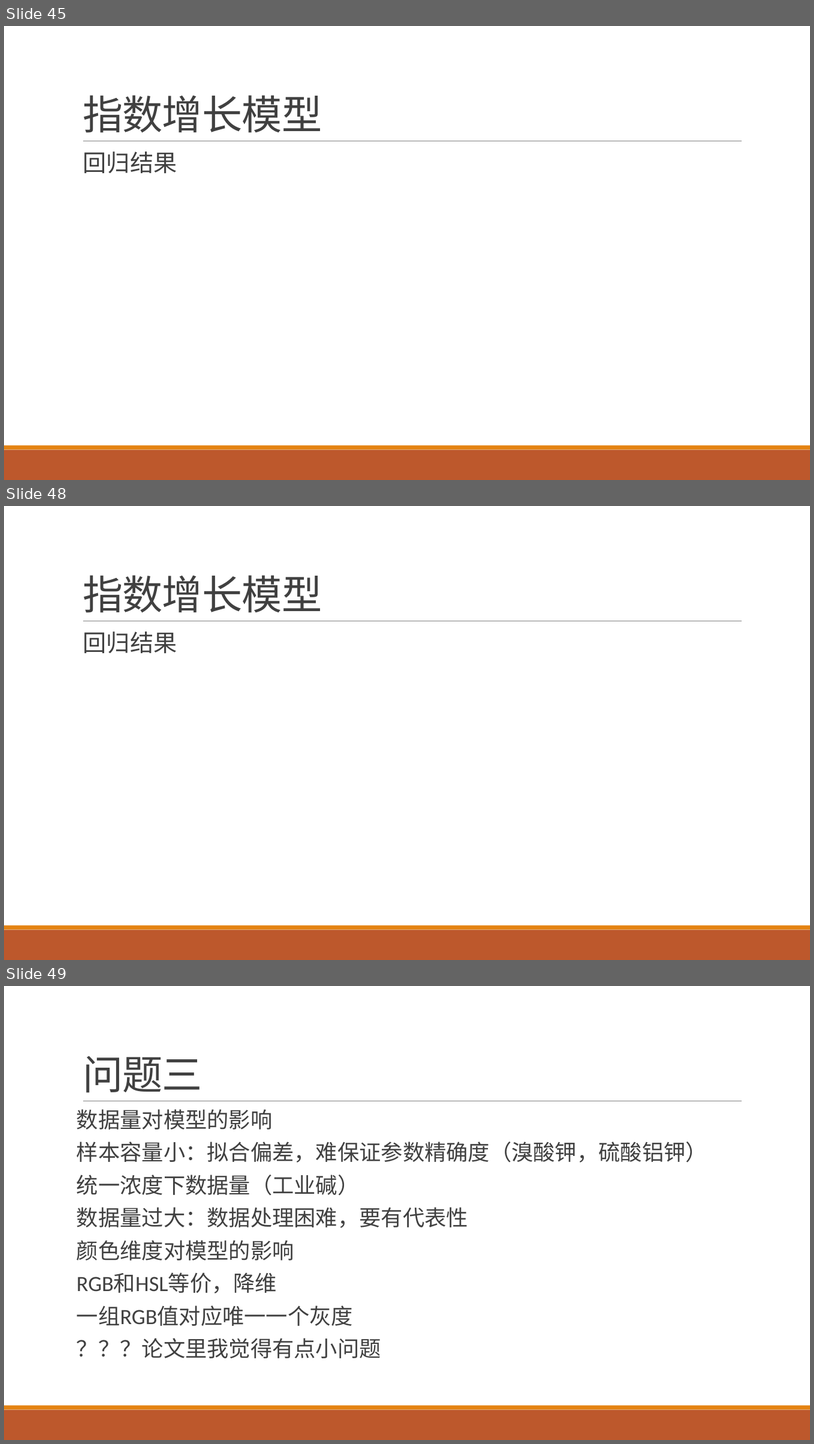
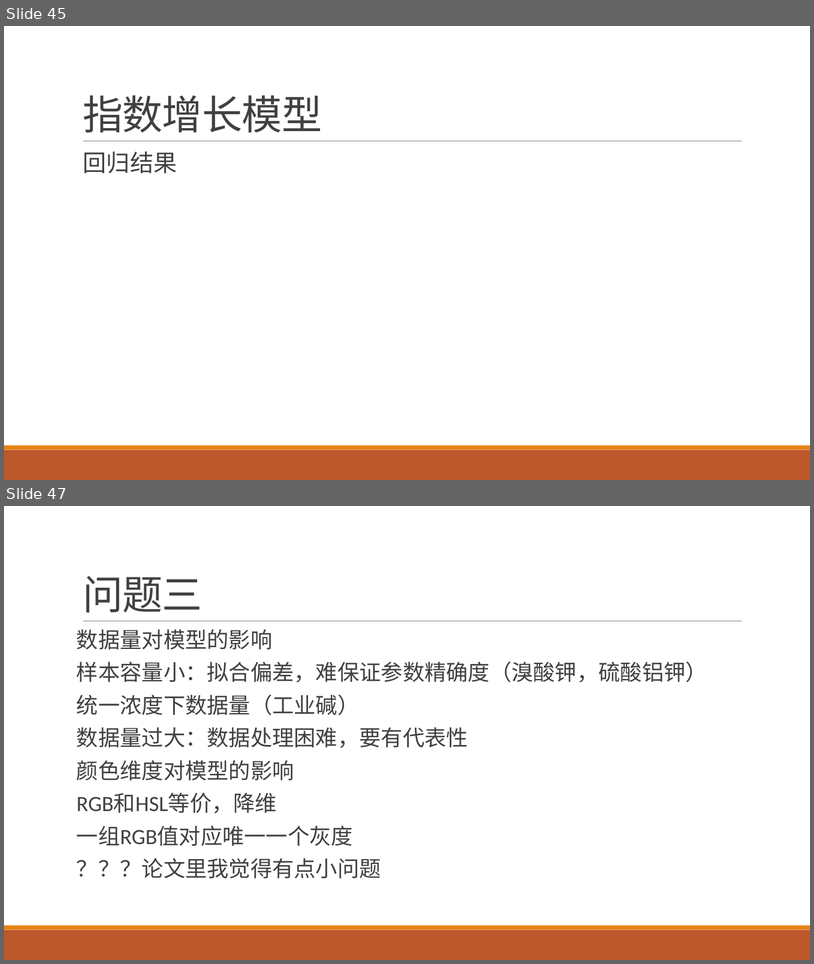
Before and after one commit to yuanjingsong/MCM_Homework, a slide deck: PreG21.pptx. Shown one above the other, each under a label of ours: slides 45, 48 and 49 before the commit, slides 45 and 47 after it; the slides between them are not shown. The pictures are 814x1444 and 814x964 pixels, drawn with LibreOffice and Linux fonts; fonts in the diff are those of the drawing. Boxes give left, top, right and bottom in pixels: in the first picture for what was removed or moved away, otherwise in the second. Text is boxed around its words. In the diff, an @@ line names an element or a change of style, - is before the commit and + after.

```diff
--- a/PreG21.pptx
+++ b/PreG21.pptx
@@ slide 48 removed at <box>4,506,810,960</box>, background #FFFFFF; not listed: 3 template elements that a slide beside it also shows @@
@@ title removed at <box>83,575,322,613</box> @@
-指数增长模型
@@ text removed at <box>83,631,177,653</box> @@
-  回归结果
@@ what was slide 49 is now slide 47 @@
```
Also in this commit, not shown: 3 slides changed, 1 other slide removed.
